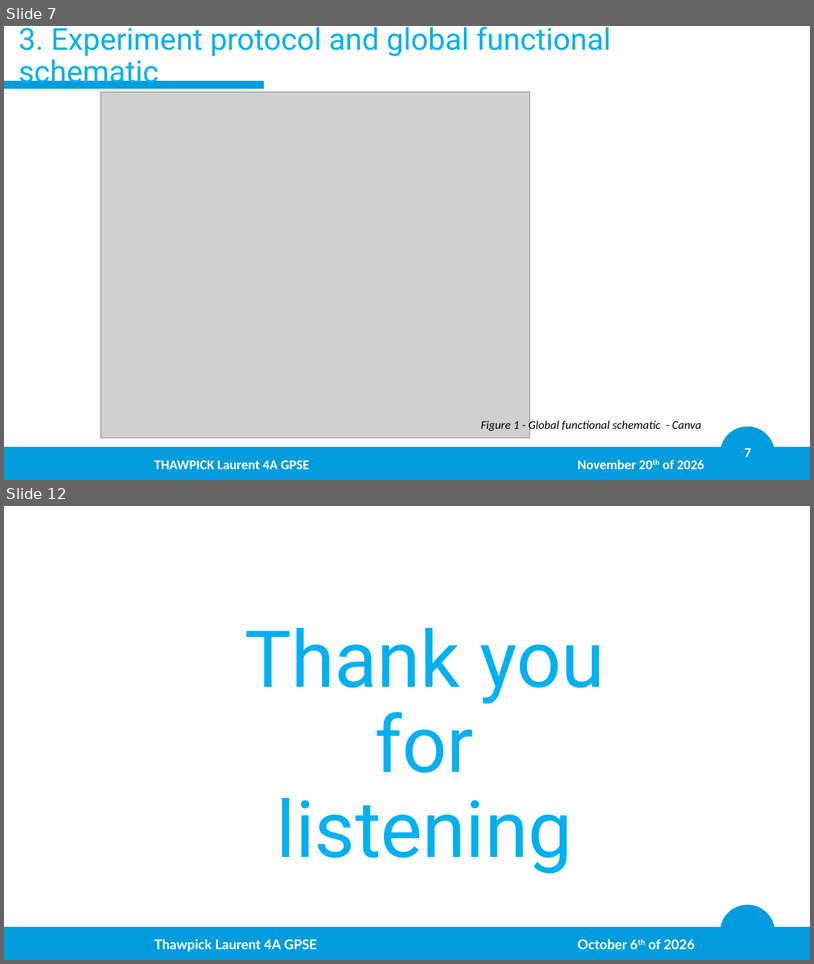
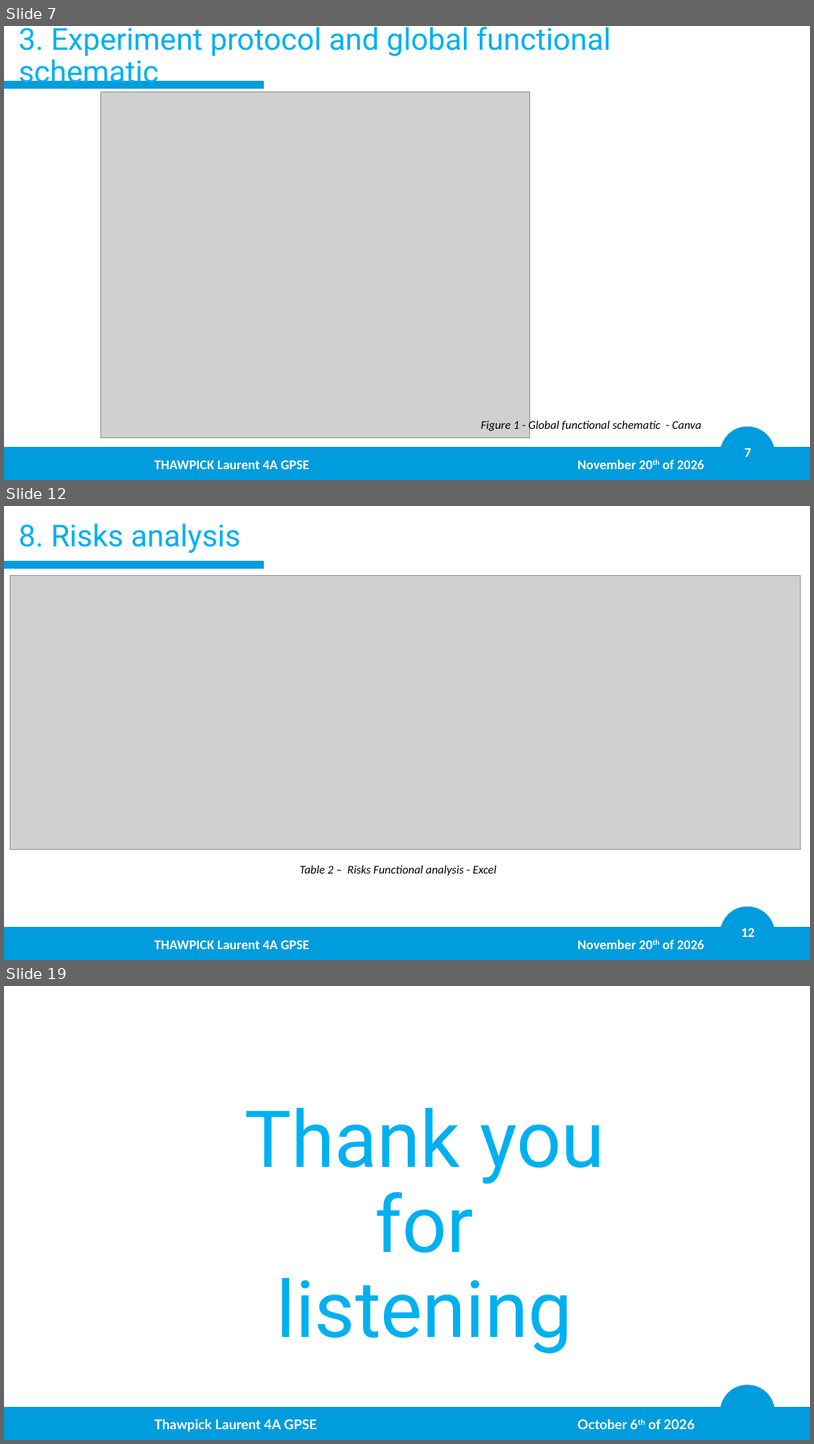
Before and after one commit to LaurentThaw/plasma-tubing, a slide deck: PDR for 20.11.26/PDR.pptx. Shown one above the other, each under a label of ours: slides 7 and 12 before the commit, slides 7, 12 and 19 after it; the slides between them are not shown. The pictures are 814x964 and 814x1444 pixels, drawn with LibreOffice and Linux fonts; fonts in the diff are those of the drawing; grey boxes stand for pictures; background and template pictures are left out. Boxes give left, top, right and bottom in pixels: in the first picture for what was removed or moved away, otherwise in the second. Text is boxed around its words. In the diff, an @@ line names an element or a change of style, - is before the commit and + after.

```diff
--- a/PDR for 20.11.26/PDR.pptx
+++ b/PDR for 20.11.26/PDR.pptx
@@ slide 12 added at (4, 506, 810, 960), background #FFFFFF; not listed: 4 template elements that a slide beside it also shows @@
@@ title added at (18, 523, 240, 553), 36 pt, text #00B0F0 @@
+8. Risks analysis
@@ picture added at (10, 576, 801, 849) @@
@@ text added at (300, 865, 496, 875), 14 pt, text #000000, italic @@
+Table 2 – Risks Functional analysis - Excel
@@ text added at (154, 939, 705, 949), 16 pt, text #FFFFFF, bold @@
+THAWPICK Laurent 4A GPSE November 20th of 2026
@@ what was slide 12 is now slide 19 @@
```
Also in this commit, not shown: 3 slides changed, 8 other slides added, 2 slides removed, 3 other files.
